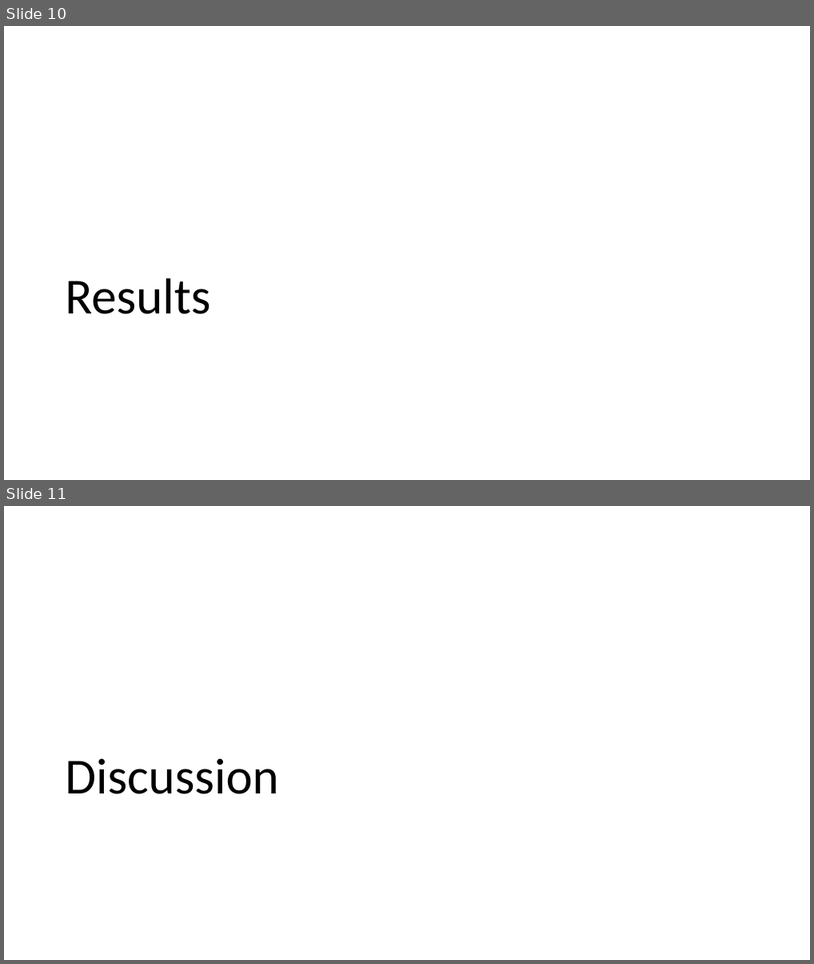
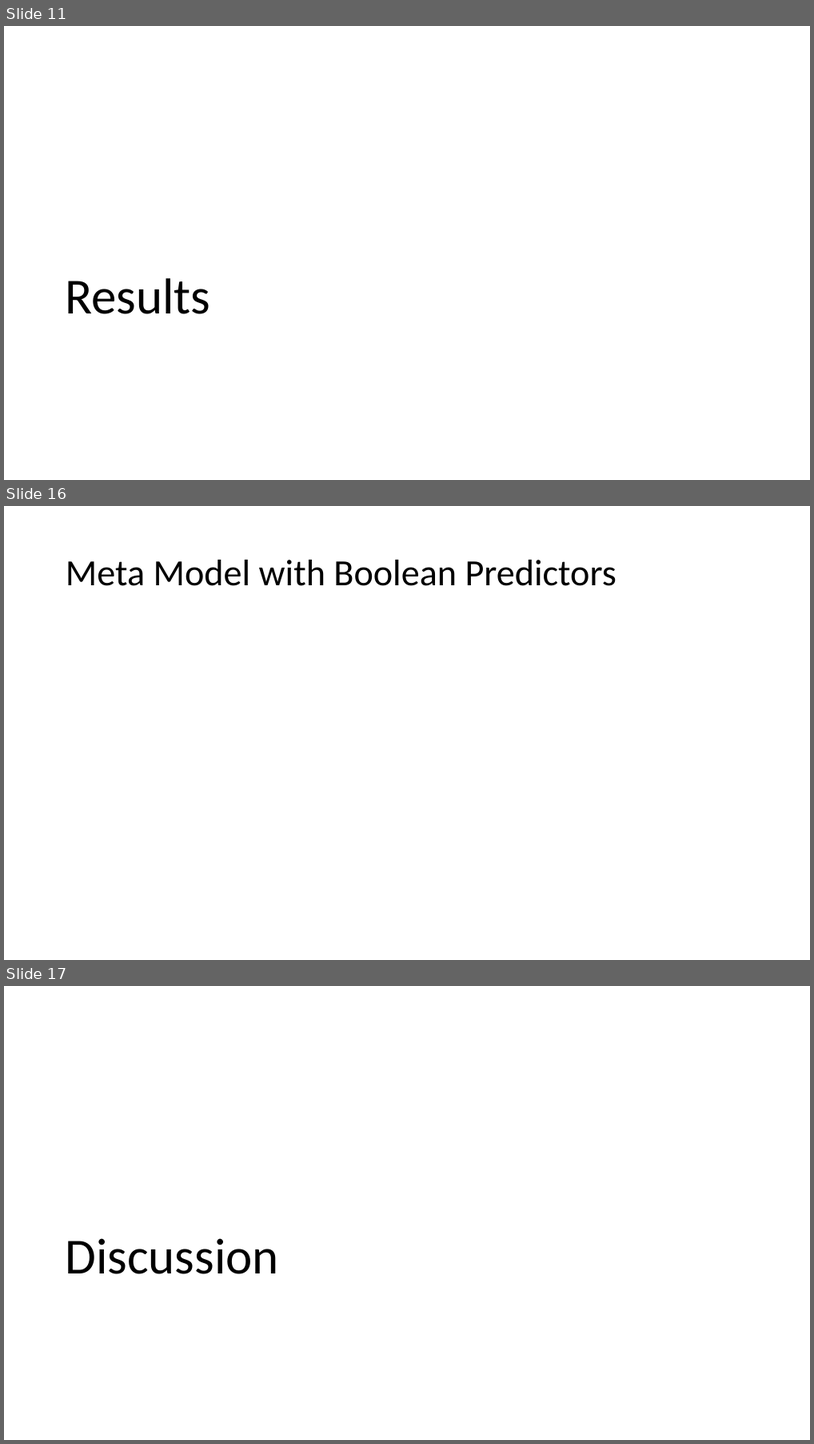
Before and after one commit to jordan-boswell/spaceship-titanic, a slide deck: deliverables/presentation.pptx. Shown one above the other, each under a label of ours: slides 10 and 11 before the commit, slides 11, 16 and 17 after it; the slides between them are not shown. The pictures are 814x964 and 814x1444 pixels, drawn with LibreOffice and Linux fonts; fonts in the diff are those of the drawing. Boxes give left, top, right and bottom in pixels: in the first picture for what was removed or moved away, otherwise in the second. Text is boxed around its words. In the diff, an @@ line names an element or a change of style, - is before the commit and + after.

```diff
--- a/deliverables/presentation.pptx
+++ b/deliverables/presentation.pptx
@@ slide 16 added at (x1=4, y1=506, x2=810, y2=960), background #FFFFFF @@
@@ title added at (x1=66, y1=560, x2=617, y2=586), 44 pt, text #000000 @@
+Meta Model with Boolean Predictors
@@ what was slide 10 is now slide 11 @@
@@ what was slide 11 is now slide 17 @@
```
Also in this commit, not shown: 8 other slides added, 13 other files.
